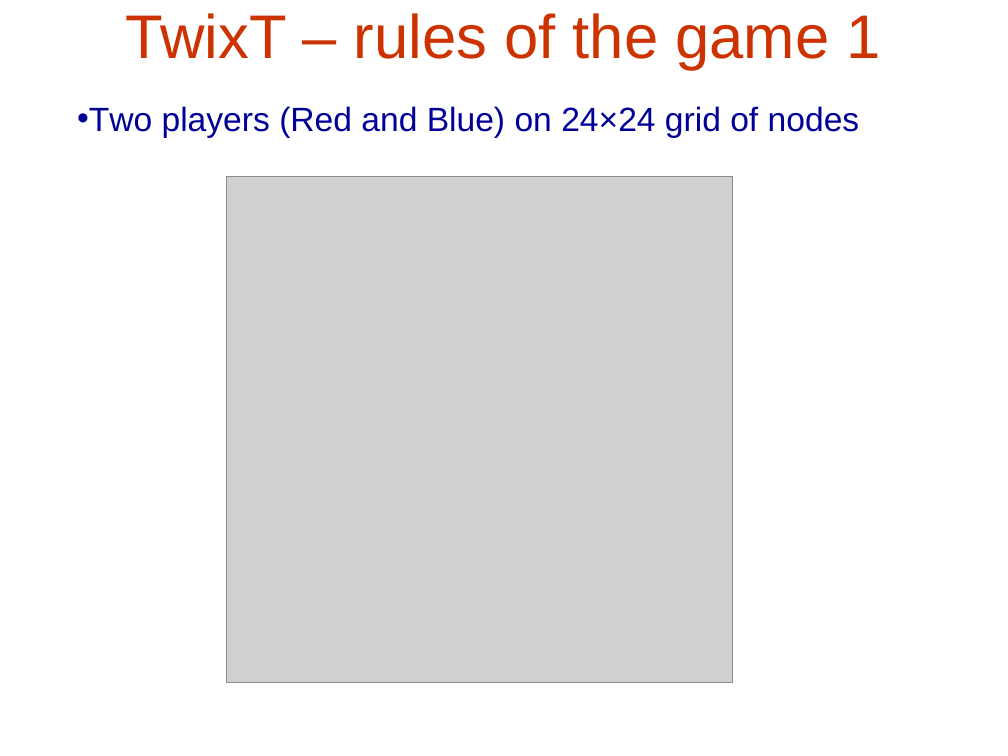
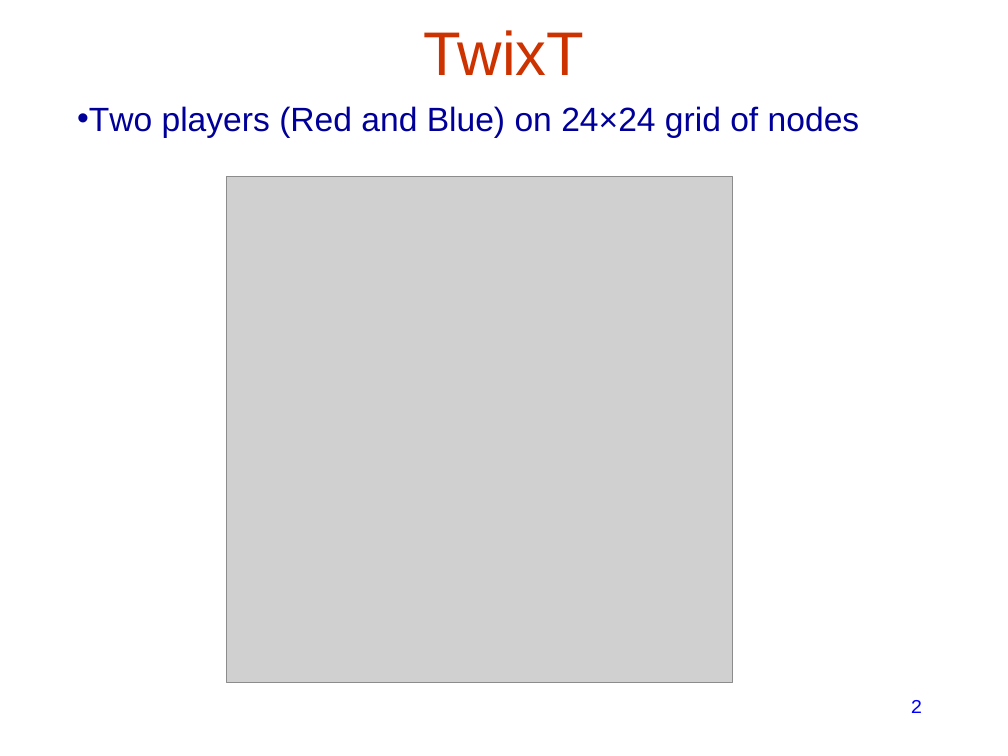
Before and after one commit to lasersox/twixt, a slide deck: slide 2 of docs/twixt_presentation.ppt. Drawn at 1008x756 pixels with LibreOffice and Linux fonts; fonts in the diff are those of the drawing; grey boxes stand for pictures. Boxes give left, top, right and bottom in pixels: in the first picture for what was removed or moved away, otherwise in the second. Text is boxed around its words. In the diff, an @@ line names an element or a change of style, - is before the commit and + after.

```diff
--- a/docs/twixt_presentation.ppt
+++ b/docs/twixt_presentation.ppt
@@ title at bbox=[424, 30, 585, 75]: text changed @@
-TwixT – rules of the game 1
+TwixT
@@ page number added at bbox=[911, 700, 923, 713], 14 pt, text #0000FF @@
+2
```
Also in this commit, not shown: 20 other slides changed, 12 slides added, 2 slides removed, 1 other file.
